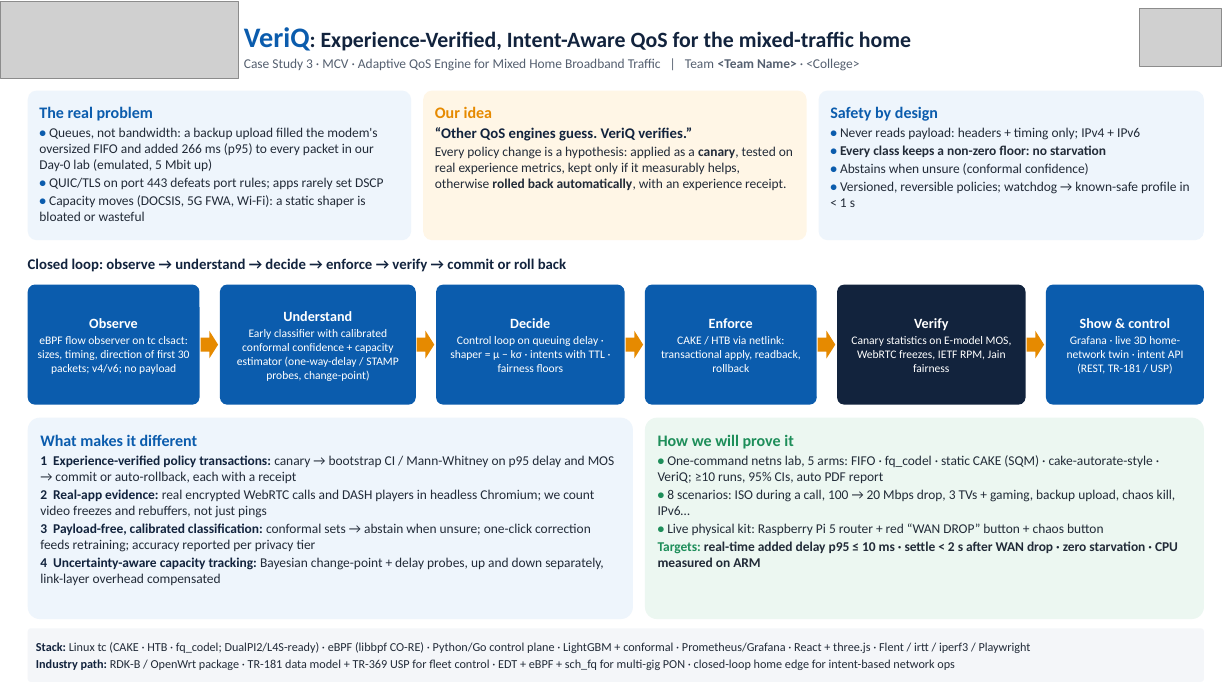
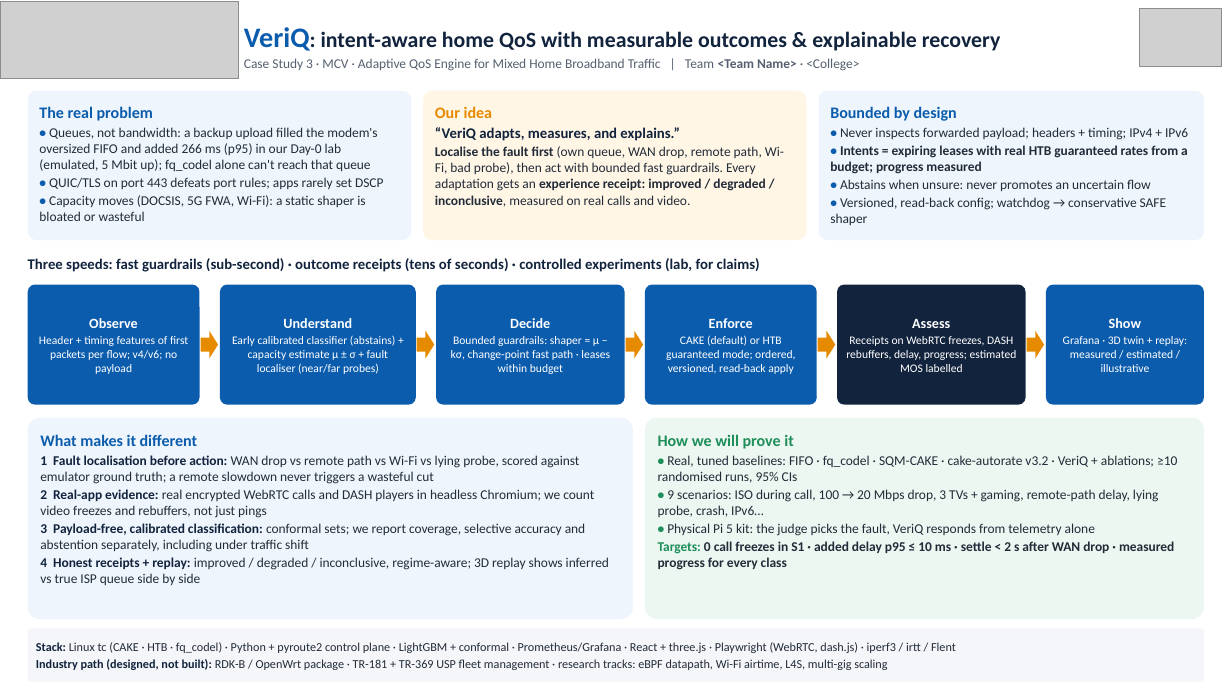
Before and after one commit to Imrahul4361/Tata-Elxsi-Teliport, a slide deck: slide 2 of submission/Round1_Case3_VeriQ.pptx. Drawn at 1232x693 pixels with LibreOffice and Linux fonts; fonts in the diff are those of the drawing; grey boxes stand for pictures. Boxes give left, top, right and bottom in pixels: in the first picture for what was removed or moved away, otherwise in the second. Text is boxed around its words. In the diff, an @@ line names an element or a change of style, - is before the commit and + after.

```diff
--- a/submission/Round1_Case3_VeriQ.pptx
+++ b/submission/Round1_Case3_VeriQ.pptx
@@ text at (244,27,1001,51): text changed @@
-VeriQ: Experience-Verified, Intent-Aware QoS for the mixed-traffic home
+VeriQ: intent-aware home QoS with measurable outcomes & explainable recovery
@@ text in rounded rectangle at (830,106,1188,225): text changed @@
-Safety by design
-• Never reads payload: headers + timing only; IPv4 + IPv6
-• Every class keeps a non-zero floor: no starvation
-• Abstains when unsure (conformal confidence)
-• Versioned, reversible policies; watchdog → known-safe profile in < 1 s
+Bounded by design
+• Never inspects forwarded payload; headers + timing; IPv4 + IPv6
+• Intents = expiring leases with real HTB guaranteed rates from a budget; progress measured
+• Abstains when unsure: never promotes an uncertain flow
+• Versioned, read-back config; watchdog → conservative SAFE shaper
@@ text in rounded rectangle at (39,127,377,171): text changed @@
-• Queues, not bandwidth: a backup upload filled the modem's oversized FIFO and added 266 ms (p95) to every packet in our Day-0 lab (emulated, 5 Mbit up)
+• Queues, not bandwidth: a backup upload filled the modem's oversized FIFO and added 266 ms (p95) in our Day-0 lab (emulated, 5 Mbit up); fq_codel alone can't reach that queue
@@ text in rounded rectangle at (435,127,784,207): text changed @@
-“Other QoS engines guess. VeriQ verifies.”
-Every policy change is a hypothesis: applied as a canary, tested on real experience metrics, kept only if it measurably helps, otherwise rolled back automatically, with an experience receipt.
+“VeriQ adapts, measures, and explains.”
+Localise the fault first (own queue, WAN drop, remote path, Wi-Fi, bad probe), then act with bounded fast guardrails. Every adaptation gets an experience receipt: improved / degraded / inconclusive, measured on real calls and video.
@@ text at (28,258,760,272): text changed @@
-Closed loop: observe → understand → decide → enforce → verify → commit or roll back
+Three speeds: fast guardrails (sub-second) · outcome receipts (tens of seconds) · controlled experiments (lab, for claims)
@@ text in rounded rectangle at (846,319,1017,372): text changed @@
-Verify
-Canary statistics on E-model MOS, WebRTC freezes, IETF RPM, Jain fairness
+Assess
+Receipts on WebRTC freezes, DASH rebuffers, delay, progress; estimated MOS labelled
@@ text in rounded rectangle at (1063,318,1187,372): text changed @@
-Show & control
-Grafana · live 3D home-network twin · intent API (REST, TR-181 / USP)
+Show
+Grafana · 3D twin + replay: measured / estimated / illustrative
@@ text in rounded rectangle at (39,336,188,374): text changed @@
-eBPF flow observer on tc clsact: sizes, timing, direction of first 30 packets; v4/v6; no payload
+Header + timing features of first packets per flow; v4/v6; no payload
@@ text in rounded rectangle at (232,335,395,374): text changed @@
-Early classifier with calibrated conformal confidence + capacity estimator (one-way-delay / STAMP probes, change-point)
+Early calibrated classifier (abstains) + capacity estimate μ ± σ + fault localiser (near/far probes)
@@ text in rounded rectangle at (451,336,610,374): text changed @@
-Control loop on queuing delay · shaper = μ − kσ · intents with TTL · fairness floors
+Bounded guardrails: shaper = μ − kσ, change-point fast path · leases within budget
@@ text in rounded rectangle at (666,335,795,374): text changed @@
-CAKE / HTB via netlink: transactional apply, readback, rollback
+CAKE (default) or HTB guaranteed mode; ordered, versioned, read-back apply
@@ text in rounded rectangle at (40,455,580,484): text changed @@
-1 Experience-verified policy transactions: canary → bootstrap CI / Mann-Whitney on p95 delay and MOS → commit or auto-rollback, each with a receipt
+1 Fault localisation before action: WAN drop vs remote path vs Wi-Fi vs lying probe, scored against emulator ground truth; a remote slowdown never triggers a wasteful cut
@@ text in rounded rectangle at (658,455,1177,570): text changed @@
-• One-command netns lab, 5 arms: FIFO · fq_codel · static CAKE (SQM) · cake-autorate-style · VeriQ; ≥10 runs, 95% CIs, auto PDF report
-• 8 scenarios: ISO during a call, 100 → 20 Mbps drop, 3 TVs + gaming, backup upload, chaos kill, IPv6…
-• Live physical kit: Raspberry Pi 5 router + red “WAN DROP” button + chaos button
-Targets: real-time added delay p95 ≤ 10 ms · settle < 2 s after WAN drop · zero starvation · CPU measured on ARM
+• Real, tuned baselines: FIFO · fq_codel · SQM-CAKE · cake-autorate v3.2 · VeriQ + ablations; ≥10 randomised runs, 95% CIs
+• 9 scenarios: ISO during call, 100 → 20 Mbps drop, 3 TVs + gaming, remote-path delay, lying probe, crash, IPv6…
+• Physical Pi 5 kit: the judge picks the fault, VeriQ responds from telemetry alone
+Targets: 0 call freezes in S1 · added delay p95 ≤ 10 ms · settle < 2 s after WAN drop · measured progress for every class
@@ text in rounded rectangle at (40,523,609,585): text changed @@
-3 Payload-free, calibrated classification: conformal sets → abstain when unsure; one-click correction feeds retraining; accuracy reported per privacy tier
-4 Uncertainty-aware capacity tracking: Bayesian change-point + delay probes, up and down separately, link-layer overhead compensated
+3 Payload-free, calibrated classification: conformal sets; we report coverage, selective accuracy and abstention separately, including under traffic shift
+4 Honest receipts + replay: improved / degraded / inconclusive, regime-aware; 3D replay shows inferred vs true ISP queue side by side
@@ text in rounded rectangle at (36,642,956,670): text changed @@
-Stack: Linux tc (CAKE · HTB · fq_codel; DualPI2/L4S-ready) · eBPF (libbpf CO-RE) · Python/Go control plane · LightGBM + conformal · Prometheus/Grafana · React + three.js · Flent / irtt / iperf3 / Playwright
-Industry path: RDK-B / OpenWrt package · TR-181 data model + TR-369 USP for fleet control · EDT + eBPF + sch_fq for multi-gig PON · closed-loop home edge for intent-based network ops
+Stack: Linux tc (CAKE · HTB · fq_codel) · Python + pyroute2 control plane · LightGBM + conformal · Prometheus/Grafana · React + three.js · Playwright (WebRTC, dash.js) · iperf3 / irtt / Flent
+Industry path (designed, not built): RDK-B / OpenWrt package · TR-181 + TR-369 USP fleet management · research tracks: eBPF datapath, Wi-Fi airtime, L4S, multi-gig scaling
```
Also in this commit, not shown: 1 other slide changed, 5 other files.
